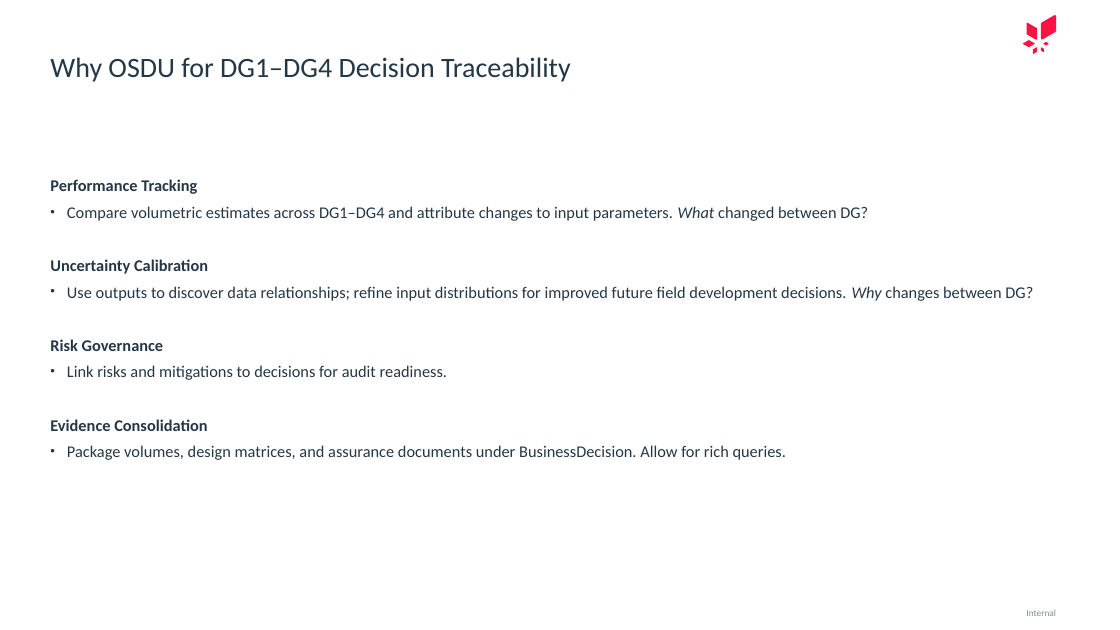
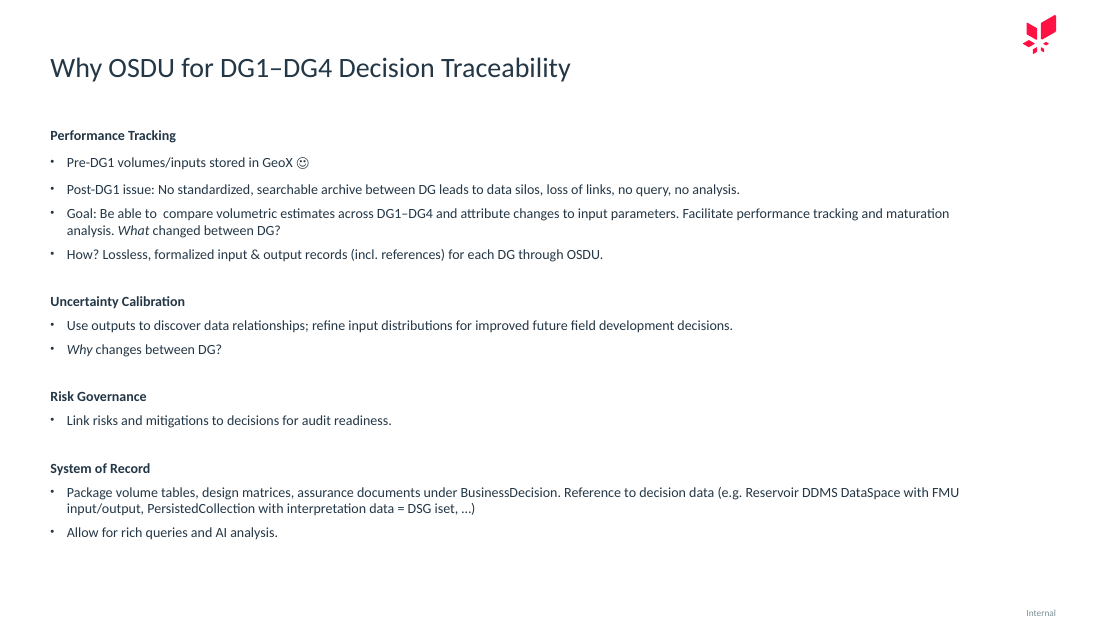
Before and after one commit to equinor/ores, a slide deck: slide 2 of demo/md/DG1–DG4 Decision Gates in OSDU.pptx. Drawn at 1120x630 pixels with LibreOffice and Linux fonts; fonts in the diff are those of the drawing. Boxes give left, top, right and bottom in pixels: in the first picture for what was removed or moved away, otherwise in the second. Text is boxed around its words. In the diff, an @@ line names an element or a change of style, - is before the commit and + after.

Commit message:
new file:   .venv/Scripts/pythonw.exe new file:   .venv/pyvenv.cfg modified:   "demo/md/DG1\342\200\223DG4 Decision Gates in OSDU.pptx" 	new file:   demo/md/DGDigest.md 	new file:   demo/md/FmuOsdu.md 	new file:   demo/py/bootcamprddms.ipynb 	new file:   demo/strat/ow_to_osdu_map.json

```diff
--- a/demo/md/DG1–DG4 Decision Gates in OSDU.pptx
+++ b/demo/md/DG1–DG4 Decision Gates in OSDU.pptx
@@ text "Performance Tracking": place and size @@
-text "Performance Tracking" at (50,179,1033,460)
+text "Performance Tracking" at (50,130,959,540)
@@ text at (50,130,392,428): size 14 to 12 pt in "Performance Tracking", "Uncertainty Calibration", "Risk Governance", "Link risks and mitigations to decisions for ..." @@
@@ text at (67,157,949,262): text changed; size 14 to 12 pt @@
-• Compare volumetric estimates across DG1–DG4 and attribute changes to input parameters. What changed between DG?
+• Pre-DG1 volumes/inputs stored in GeoX ☺
+• Post-DG1 issue: No standardized, searchable archive between DG leads to data silos, loss of links, no query, no analysis.
+• Goal: Be able to compare volumetric estimates across DG1–DG4 and attribute changes to input parameters. Facilitate performance tracking and maturation analysis. What changed between DG?
+• How? Lossless, formalized input & output records (incl. references) for each DG through OSDU.
@@ text at (67,320,733,357): text changed; size 14 to 12 pt @@
-• Use outputs to discover data relationships; refine input distributions for improved future field development decisions. Why changes between DG?
+• Use outputs to discover data relationships; refine input distributions for improved future field development decisions.
+• Why changes between DG?
@@ text at (50,463,959,540): text changed; size 14 to 12 pt @@
-Evidence Consolidation
-• Package volumes, design matrices, and assurance documents under BusinessDecision. Allow for rich queries.
+System of Record
+• Package volume tables, design matrices, assurance documents under BusinessDecision. Reference to decision data (e.g. Reservoir DDMS DataSpace with FMU input/output, PersistedCollection with interpretation data = DSG iset, …)
+• Allow for rich queries and AI analysis.
```
Also in this commit, not shown: 6 other slides changed, 4 slides removed, 4 other files.
